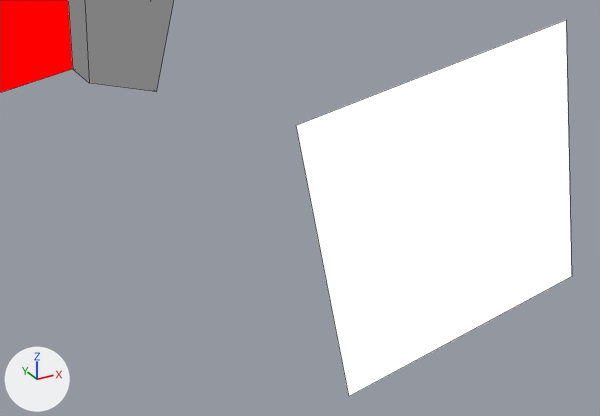
An edit to the Blender file assets-source/blender/motion/protoceratops-dance.blend, drawn before and after from the same camera.
The view is the same before and after, from a camera (50 mm lens) standing at (41.12, -33.48, 14.75) and looking at (43.42, -29.3, 12.66). Arrows for +X, +Y and +Z are at lower left; the lights stay in place. The older version comes first. Mesh edges are drawn as thin lines.

In view in the first picture: 'DinoTycoon_Motion_protoceratops_dance_beak', 'DinoTycoon_Motion_protoceratops_dance_eye', 'DinoTycoon_Motion_protoceratops_dance_head'.
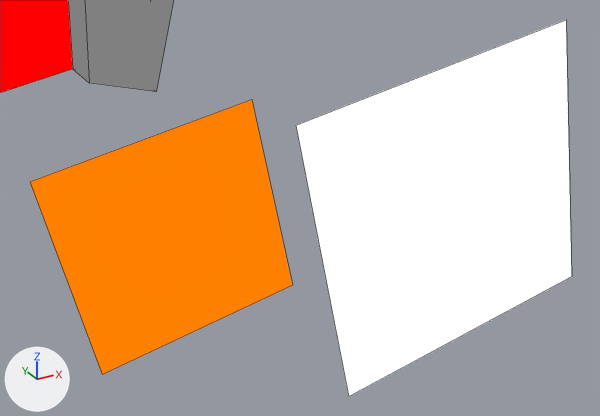
Where the change shows, as pixel boxes (x1, y1, x2, y2) in the pictures (600 x 416 px):
'DinoTycoon_Motion_protoceratops_dance_eye_white', added (orange)
    after: (30, 100, 292, 375)

What changed in the scene script:
```text
Add mat_dinotycoon_role_y:
    mat_dinotycoon_role_y = emission_material('DinoTycoon_Role_Y')
    mat_dinotycoon_role_y.base_color = (1.0, 0.216, 0.0)  # orange #ff8000
Add me_dinotycoon_motion_protoceratops_dance_sample_eye_white:
    me_dinotycoon_motion_protoceratops_dance_sample_eye_white.from_pydata([(41.88, -29.0, 13.03), (43.25, -29.0, 13.31), (43.53, -29.0, 11.94), (42.15, -29.0, 11.66), (41.88, -29.0, 13.03), (43.25, -29.0, 13.31), (43.53, -29.0, 11.94), (42.15, -29.0, 11.66)], [], [(3, 2, 1, 0), (4, 5, 6, 7), (0, 1, 5, 4), (1, 2, 6, 5), (2, 3, 7, 6), (3, 0, 4, 7)])
    me_dinotycoon_motion_protoceratops_dance_sample_eye_white.materials.append(mat_dinotycoon_role_y)  # orange #ff8000
Add ob_dinotycoon_motion_protoceratops_dance_eye_white:
    ob_dinotycoon_motion_protoceratops_dance_eye_white = bpy.data.objects.new('DinoTycoon_Motion_protoceratops_dance_eye_white', me_dinotycoon_motion_protoceratops_dance_sample_eye_white)
    ob_dinotycoon_motion_protoceratops_dance_eye_white.location = (0.0, 0.0, 0.0)
```
